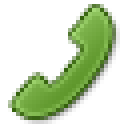
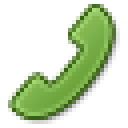
Layered file, before and after one edit (128x128). Changes by layer:
pixels changed over [8, 4, 116, 120] (layer not identified)
